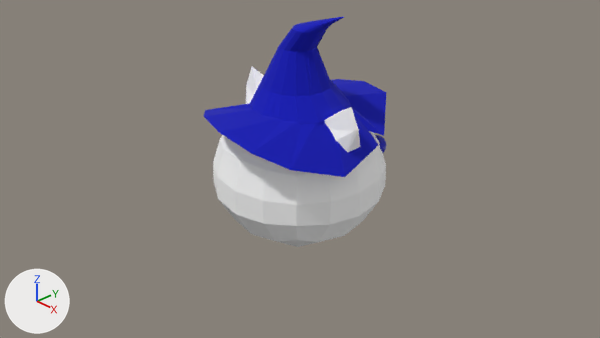
The Blender file Blender_Models/Wizard_Cat.blend as it was, and as the next commit left it.
Camera for both pictures: the file's camera 'Camera'. Lighting does not change. The marker at lower left points along +X, +Y and +Z. The picture after the commit comes second.
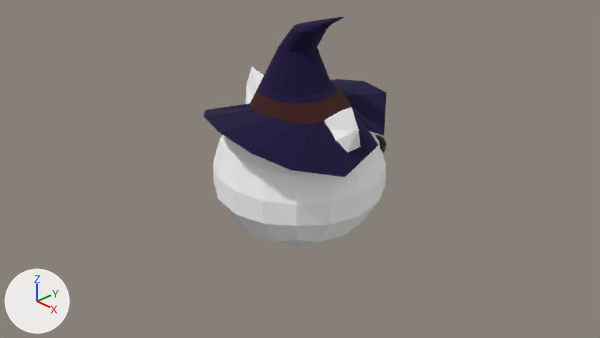
Diff of the bpy script that builds the scene:
```diff
--- a/Blender_Models/Wizard_Cat.blend.py
+++ b/Blender_Models/Wizard_Cat.blend.py
@@ img_hat_color @@
+img_hat_color = load_image('Hat_Color', '_unpacked/Hat_Color', 1024, 1024, 'sRGB')
@@ mat_material_002 @@
 mat_material_002 = principled_material('Material.002')
-mat_material_002.base_color = (0.0, 0.00342, 0.466)  # blue #000bb6
+mat_material_002.texture = img_hat_color
 mat_material_002.roughness = 1.0
```

Boxes [x1, y1, x2, y2] around the edits, measured in the pictures (600 x 338 px):
'Cylinder', surface changed (darker): [204, 17, 386, 177] in both
